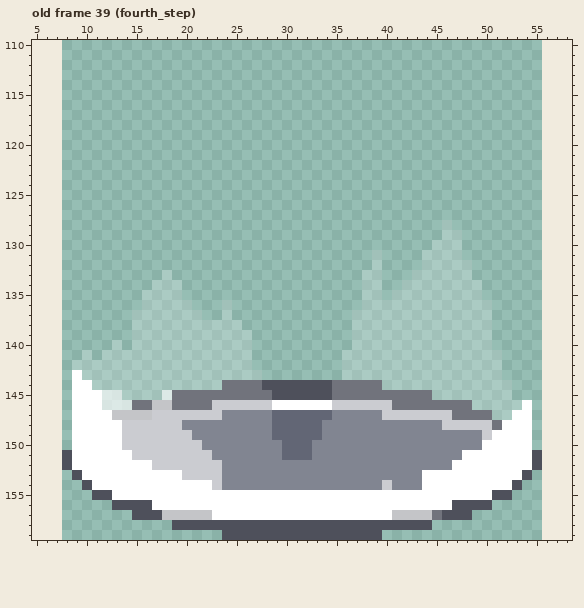
One commit to this pixel-art file: aseprite/point.aseprite. The picture above is the old version.
48x160 pixels, 41 frames. Colours within 5 levels of each other are drawn and written as one. Shown: old frame 39 (fourth_step): x 5..58, y 110..159. The old version is drawn lined up with the new one, on the new canvas. The commit also changed other frames, which this record leaves out.
The same view after the edit:
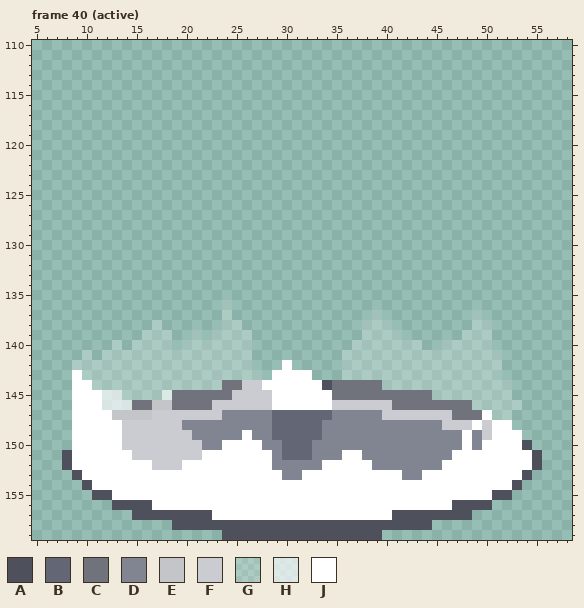
Palette (. is transparent): A #4e505b  B #626675  C #71737c  D #818591  E #c4c5c8  F #cbccd1  G #ffffff33  H #ffffffaa  J #ffffff
A new or re-ordered frame is compared with the old frame closest to it.
From old to new:
canvas 48x160 -> 64x160, the old top-left corner now at 8,0
frames re-ordered
--- frame 40 (active) against old frame 39 (fourth_step)
@@ x 5..58 @@
 127 ......................................................
-128 .........................................G............
-129 .........................................GG...........
-130 ........................................GGG...........
-131 ..................................G....GGGG...........
-132 ..................................G....GGGGG..........
-133 .............G...................GG...GGGGGG..........
-134 ............GGG..................GG..GGGGGGGG.........
-135 ...........GGGG..................GG.GGGGGGGGG.........
-136 ...........GGGGG...G.............GGGGGGGGGGGGG........
-137 ..........GGGGGGG..G............GGGGGGGGGGGGGG........
-138 ..........GGGGGGGGGGG...........GGGGGGGGGGGGGG........
-139 ..........GGGGGGGGGGGG..........GGGGGGGGGGGGGG........
-140 ........G.GGGGGGGGGGGG..........GGGGGGGGGGGGGG........
+128 ......................................................
+129 ......................................................
+130 ......................................................
+131 ......................................................
+132 ......................................................
+133 ......................................................
+134 ......................................................
+135 ......................................................
+136 ...................G..................................
+137 ...................G..............G.........G.........
+138 ............G......GG............GGG........GG........
+139 ...........GGG..G.GGGG...........GGGG......GGG........
+140 ........G.GGGG.GGGGGGG..........GGGGGGG..GGGGG........
 141 .....G.GGGGGGGGGGGGGGG.........GGGGGGGGGGGGGGGG.......
-142 ....GGGGGGGGGGGGGGGGGG.........GGGGGGGGGGGGGGGG.......
-143 ....JGGGGGGGGGGGGGGGGGG........GGGGGGGGGGGGGGGG.......
-144 ....JJGGGGGGGGGGGGGCCCCAAAAAAACCCCCGGGGGGGGGGGGG......
-145 ....JJJHHGGGGHCCCCCCCCCCAAAAAACCCCCCCCCCGGGGGGGG......
-146 ....JJJHHHCCEECCCCFFFFFFJJJJJJFFFFFFCCCCCCCCGGGGGJ....
-147 ....JJJJEEEEFFFFFFFDDDDDBBBBBBDDDDDFFFFFFFCCCCGGJJ....
-148 ....JJJJJFFFFFFDDDDDDDDDBBBBBDDDDDDDDDDDDFFFFFCJJJ....
-149 ....JJJJJFFFFFFFDDDDDDDDBBBBBDDDDDDDDDDDDDDDDFJJJJ....
-150 ....JJJJJFFFFFFFFDDDDDDDDBBBDDDDDDDDDDDDDDDDDJJJJJ....
-151 ...AJJJJJJFFFFFFFFDDDDDDDBBBDDDDDDDDDDDDDDDJJJJJJJA...
-152 ...AJJJJJJJJFFFFFFFDDDDDDDDDDDDDDDDDDDDDDDJJJJJJJJA...
-153 ....AJJJJJJJJJJFFFFDDDDDDDDDDDDDDDDDDDDJJJJJJJJJJA....
-154 .....AJJJJJJJJJJJJFDDDDDDDDDDDDDDDDFDDDJJJJJJJJJA.....
+142 ....GGGGGGGGGGGGGGGGGG...J.....GGGGGGGGGGGGGGGG.......
+143 ....JGGGGGGGGGGGGGGGGGG.JJJJ...GGGGGGGGGGGGGGGG.......
+144 ....JJGGGGGGGGGGGGGCCFFJJJJJJACCCCCGGGGGGGGGGGGG......
+145 ....JJJHHGGGGHCCCCCCFFFFJJJJJJCCCCCCCCCCGGGGGGGG......
+146 ....JJJHHHCCEECCCCFFFFFFJJJJJJFFFFFFCCCCCCCCGGGGG.....
+147 ....JJJJEEEEFFFFFFFDDDDDBBBBBBDDDDDFFFFFFFCCCJGG......
+148 ....JJJJJFFFFFFDDDDDDDDDBBBBBDDDDDDDDDDDDFFFJFJJ......
+149 ....JJJJJFFFFFFFDDDDDJDDBBBBBDDDDDDDDDDDDDDJDFJJJ.....
+150 ....JJJJJFFFFFFFFDDJJJJDDBBBDDDDDDDDDDDDDDDJDJJJJA....
+151 ...AJJJJJJFFFFFFFJJJJJJJDBBBDDDJJDDDDDDDDDJJJJJJJJA...
+152 ...AJJJJJJJJFFFJJJJJJJJJDDDDDJJJJJDDDDDDDJJJJJJJJJA...
+153 ....AJJJJJJJJJJJJJJJJJJJJDDJJJJJJJJJJDDJJJJJJJJJJA....
+154 .....AJJJJJJJJJJJJJJJJJJJJJJJJJJJJJJJJJJJJJJJJJJA.....
 155 ......AAJJJJJJJJJJJJJJJJJJJJJJJJJJJJJJJJJJJJJJAA......
 156 ........AAAAJJJJJJJJJJJJJJJJJJJJJJJJJJJJJJAAAA........
-157 ..........AAAEEEEEJJJJJJJJJJJJJJJJJJEEEECAAA..........
+157 ..........AAAAAAAAJJJJJJJJJJJJJJJJJJAAAAAAAA..........
 158 ..............AAAAAAAAAAAAAAAAAAAAAAAAAA..............
Changed places in both pictures, as pixel boxes (x1, y1, x2, y2):
erased: (352, 220, 492, 350)
erased: (132, 270, 222, 350)
changed: (232, 360, 332, 400)
changed: (162, 400, 532, 520)
